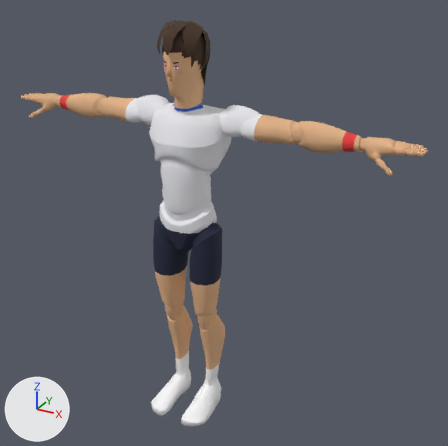
A saved change to the glTF model sweetspot/models/players/p03.glb.
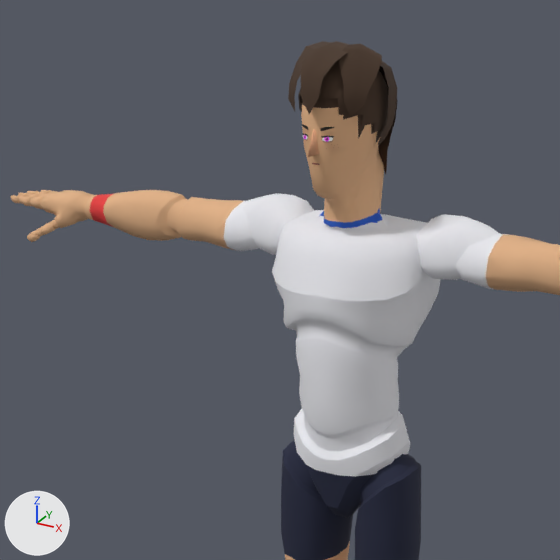
Old and new are each drawn whole from a camera (50 mm lens) standing at (1.376, -2.17, 2.098) and looking at (0.14, 0.076, 0.975) and again close up on the part from 3% to 65% of the width and 0% to 62% of the height. The lights are fixed; the arrows at lower left show +X, +Y and +Z. The first two pictures are the older version. Vertices at exactly the same position are counted once.

Names of what the first close-up shows: 'Body', 'Face', 'Hair', 'Nose'.
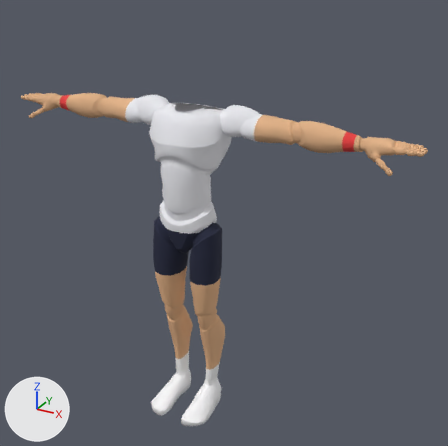
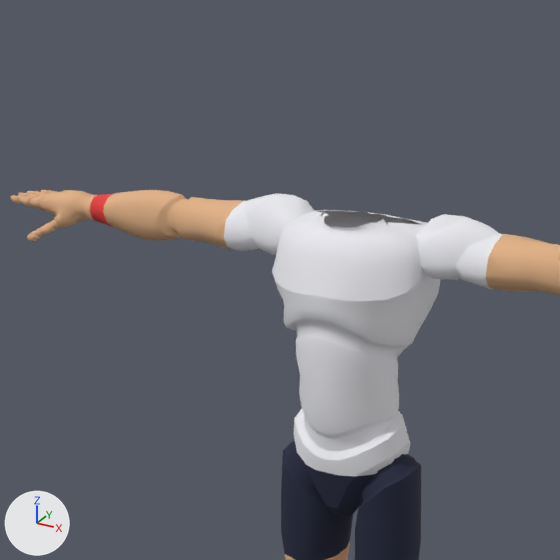
Where the change shows, as pixel boxes (x1, y1, x2, y2) in the close-ups (560 x 560 px):
'Body', reshaped: before (11, 98, 560, 560); after (11, 190, 560, 560)
'Hair', deleted (brown): before (288, 41, 397, 174)
'Nose', deleted: before (308, 129, 319, 157)
'Face', deleted: before (302, 124, 334, 165)
part 1 of me_mannequin, cut back: before (301, 98, 423, 230); after (330, 225, 368, 230)

Edits to the bpy script that builds the scene:
```text
Change me_mannequin:
    used by ob_body; location = (0.0, 0.0, 0.0)
    remove me_mannequin.from_pydata(...)  # 7378 vertices, 14511 faces; spans x -0.98..0.98, y -0.21..0.15, z 0.0..1.81
    add me_mannequin.from_pydata(...)  # 7082 vertices, 13882 faces; spans x -0.98..0.98, y -0.21..0.15, z 0.0..1.52
    me_mannequin part 1: 4 vertices moved within x -0.04..0.04, y -0.04..-0.02, z 1.49..1.5; 296 vertices removed from x -0.07..0.07, y -0.11..0.1, z 1.49..1.81
Remove ob_face:
    ob_face = bpy.data.objects.new('Face', me_face)
    ob_face.location = (0.0, 0.0, 0.0)
Remove ob_hair:
    ob_hair = bpy.data.objects.new('Hair', me_hair)
    ob_hair.location = (0.0, 0.0, 0.0)
Remove ob_nose:
    ob_nose = bpy.data.objects.new('Nose', me_nose)
    ob_nose.location = (0.0, 0.0, 0.0)
```
